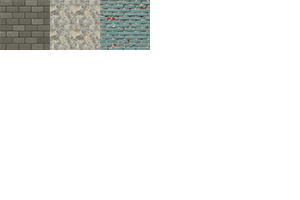
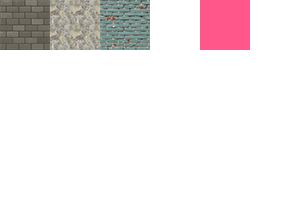
The second 300px x 200px image is a revision of the first. Changes to its layers:
added layer "Rectangle 1 copy" above "Rectangle 1" over [200, 0, 250, 50]
